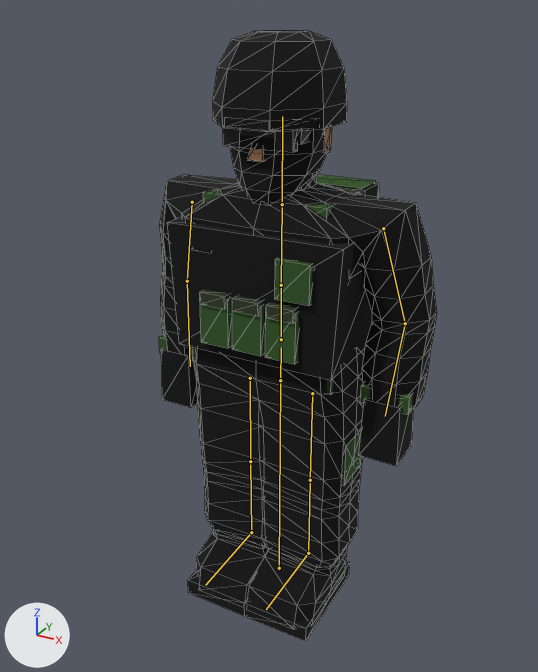
Before and after pictures for a commit that changed the glTF model resources/3d/jackal_trooper_pow.glb.
The view is the same before and after, from a 50 mm camera at (1.047, -1.986, 1.948) aimed at (-0.062, 0.03, 0.939). Every picture has the same lights, and +X, +Y and +Z are marked at lower left. The picture after the commit comes second. The bones that change, and the others that lie on the model, are drawn over the model as lines. Mesh edges are drawn as thin lines.

In view in the first picture: 'TrooperPow'.
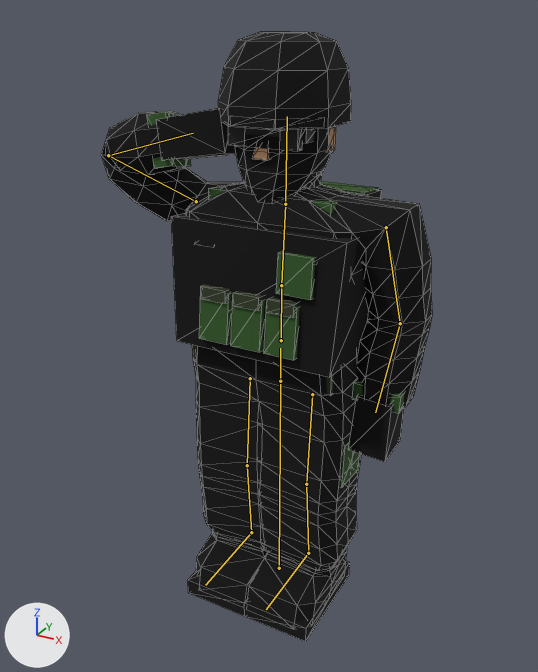
The newer file adds an action. The first version stands in its rest pose; the second is drawn at frame 12 of the action 'Pow_Salute'.

Location of each change, (x1, y1, x2, y2) in pixels of the pictures (538 x 672 px):
'TrooperPow', posed (19% wider)
    before: (159, 30, 437, 642)
    after: (101, 32, 432, 642)
bone 'Spine', root to tip
    before: (281, 339) to (281, 285)
    after: (281, 340) to (281, 285)
bone 'Chest', root to tip
    before: (281, 285) to (282, 204)
    after: (281, 285) to (285, 204)
bone 'Head', root to tip
    before: (282, 204) to (282, 116)
    after: (285, 204) to (287, 116)
bone 'UpperArm.L', root to tip
    before: (383, 228) to (405, 323)
    after: (386, 227) to (400, 323)
bone 'Forearm.L', root to tip
    before: (405, 323) to (385, 416)
    after: (400, 323) to (375, 412)
bone 'UpperArm.R', root to tip
    before: (192, 202) to (187, 281)
    after: (196, 201) to (108, 155)
bone 'Forearm.R', root to tip
    before: (187, 281) to (190, 366)
    after: (108, 155) to (193, 133)
bone 'Thigh.L', root to tip
    before: (312, 393) to (310, 480)
    after: (312, 394) to (306, 484)
bone 'Shin.L', root to tip
    before: (310, 480) to (308, 553)
    after: (306, 484) to (308, 553)
bone 'Thigh.R', root to tip
    before: (250, 378) to (250, 461)
    after: (250, 378) to (247, 465)
bone 'Shin.R', root to tip
    before: (250, 461) to (251, 532)
    after: (247, 465) to (251, 532)

Edits to the bpy script that builds the scene:
```text
Change bone_spine:
    where bone_spine = bpy.data.objects['TrooperPow_Rig'].pose.bones['Spine']  # child of 'Hips'
    bone_spine.rotation_quaternion: (1.0, 0.0, 0.0, 0.0) -> (1.0, -0.009, 0.0, 0.0)  # degrees (0, 0, 0) -> degrees (-1, 0, 0)
Change bone_chest:
    where bone_chest = bpy.data.objects['TrooperPow_Rig'].pose.bones['Chest']  # child of 'Spine'
    bone_chest.rotation_quaternion: (1.0, 0.0, 0.0, 0.0) -> (0.999, -0.034, 0.0, 0.0)  # degrees (0, 0, 0) -> degrees (-4, 0, 0)
Change bone_head:
    where bone_head = bpy.data.objects['TrooperPow_Rig'].pose.bones['Head']  # child of 'Chest'
    bone_head.rotation_quaternion: (1.0, 0.0, 0.0, 0.0) -> (0.999, 0.034, 0.0, 0.0)  # degrees (0, 0, 0) -> degrees (4, 0, 0)
Change bone_upperarm_l:
    where bone_upperarm_l = bpy.data.objects['TrooperPow_Rig'].pose.bones['UpperArm.L']  # child of 'Chest'
    bone_upperarm_l.rotation_quaternion: (1.0, 0.0, 0.0, 0.0) -> (0.999, 0.017, 0.001, 0.035)  # degrees (0, 0, 0) -> degrees (2, 0, 4)
Change bone_forearm_l:
    where bone_forearm_l = bpy.data.objects['TrooperPow_Rig'].pose.bones['Forearm.L']  # child of 'UpperArm.L'
    bone_forearm_l.rotation_quaternion: (1.0, 0.0, 0.0, 0.0) -> (0.999, 0.035, 0.0, 0.0)  # degrees (0, 0, 0) -> degrees (4, 0, 0)
Change bone_upperarm_r:
    where bone_upperarm_r = bpy.data.objects['TrooperPow_Rig'].pose.bones['UpperArm.R']  # child of 'Chest'
    bone_upperarm_r.rotation_quaternion: (1.0, 0.0, 0.0, 0.0) -> (0.575, -0.205, 0.0, 0.792)  # degrees (0, 0, 0) -> degrees (-14, 19, 106)
Change bone_forearm_r:
    where bone_forearm_r = bpy.data.objects['TrooperPow_Rig'].pose.bones['Forearm.R']  # child of 'UpperArm.R'
    bone_forearm_r.rotation_quaternion: (1.0, 0.0, 0.0, 0.0) -> (-0.187, 0.068, 0.41, -0.89)  # degrees (0, 0, 0) -> degrees (-49, -2, 157)
Change bone_thigh_l:
    where bone_thigh_l = bpy.data.objects['TrooperPow_Rig'].pose.bones['Thigh.L']  # child of 'Hips'
    bone_thigh_l.rotation_quaternion: (1.0, 0.0, 0.0, 0.0) -> (0.999, -0.041, 0.0, 0.0)  # degrees (0, 0, 0) -> degrees (-5, 0, 0)
Change bone_shin_l:
    where bone_shin_l = bpy.data.objects['TrooperPow_Rig'].pose.bones['Shin.L']  # child of 'Thigh.L'
    bone_shin_l.rotation_quaternion: (1.0, 0.0, 0.0, 0.0) -> (0.996, 0.085, 0.0, 0.0)  # degrees (0, 0, 0) -> degrees (10, 0, 0)
Change bone_foot_l:
    where bone_foot_l = bpy.data.objects['TrooperPow_Rig'].pose.bones['Foot.L']  # child of 'Shin.L'
    bone_foot_l.rotation_quaternion: (1.0, 0.0, 0.0, 0.0) -> (-0.999, -0.044, 0.0, 0.0)  # degrees (0, 0, 0) -> degrees (5, 0, 0)
Change bone_thigh_r:
    where bone_thigh_r = bpy.data.objects['TrooperPow_Rig'].pose.bones['Thigh.R']  # child of 'Hips'
    bone_thigh_r.rotation_quaternion: (1.0, 0.0, 0.0, 0.0) -> (0.999, -0.041, 0.0, 0.0)  # degrees (0, 0, 0) -> degrees (-5, 0, 0)
Change bone_shin_r:
    where bone_shin_r = bpy.data.objects['TrooperPow_Rig'].pose.bones['Shin.R']  # child of 'Thigh.R'
    bone_shin_r.rotation_quaternion: (1.0, 0.0, 0.0, 0.0) -> (0.996, 0.085, 0.0, 0.0)  # degrees (0, 0, 0) -> degrees (10, 0, 0)
Change bone_foot_r:
    where bone_foot_r = bpy.data.objects['TrooperPow_Rig'].pose.bones['Foot.R']  # child of 'Shin.R'
    bone_foot_r.rotation_quaternion: (1.0, 0.0, 0.0, 0.0) -> (-0.999, -0.044, 0.0, 0.0)  # degrees (0, 0, 0) -> degrees (5, 0, 0)
```
